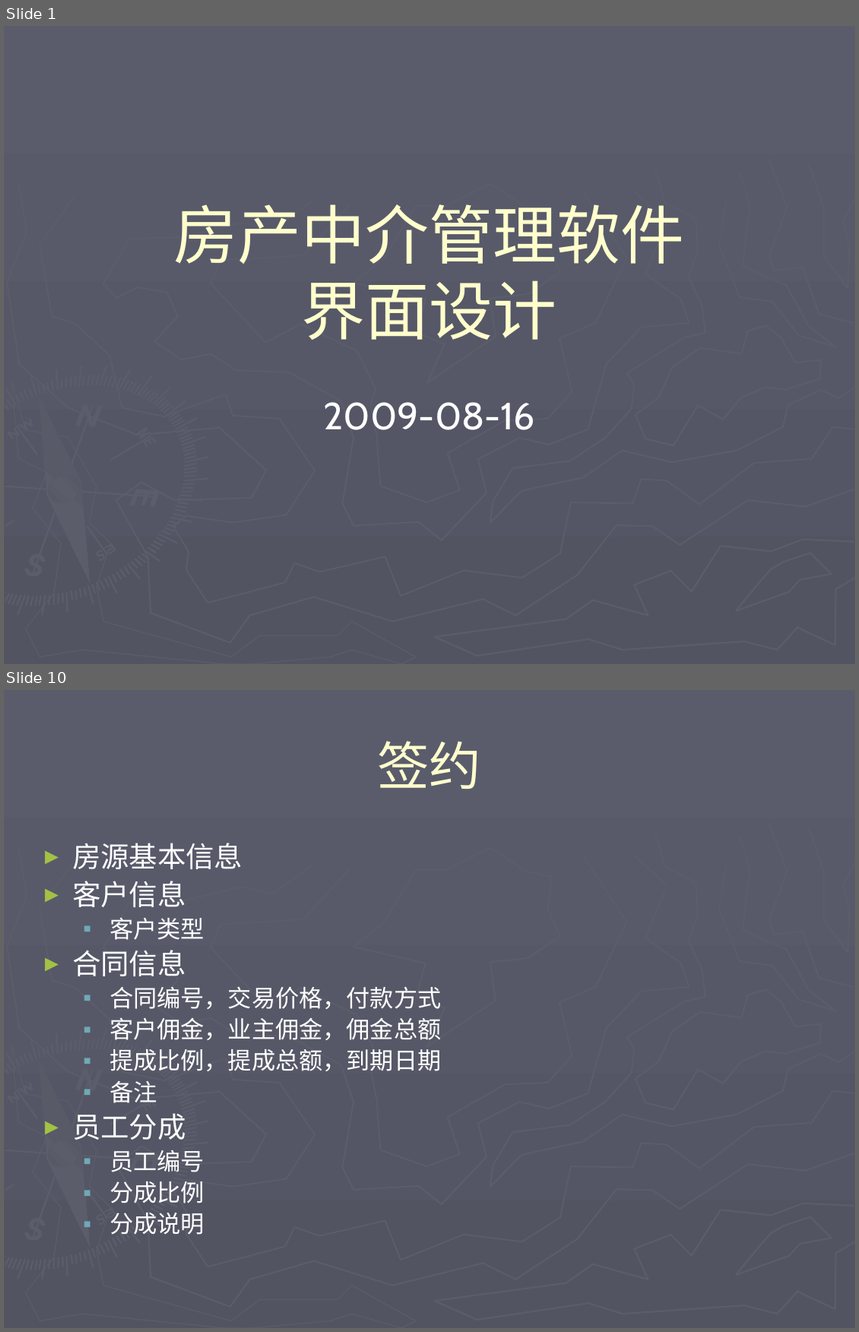
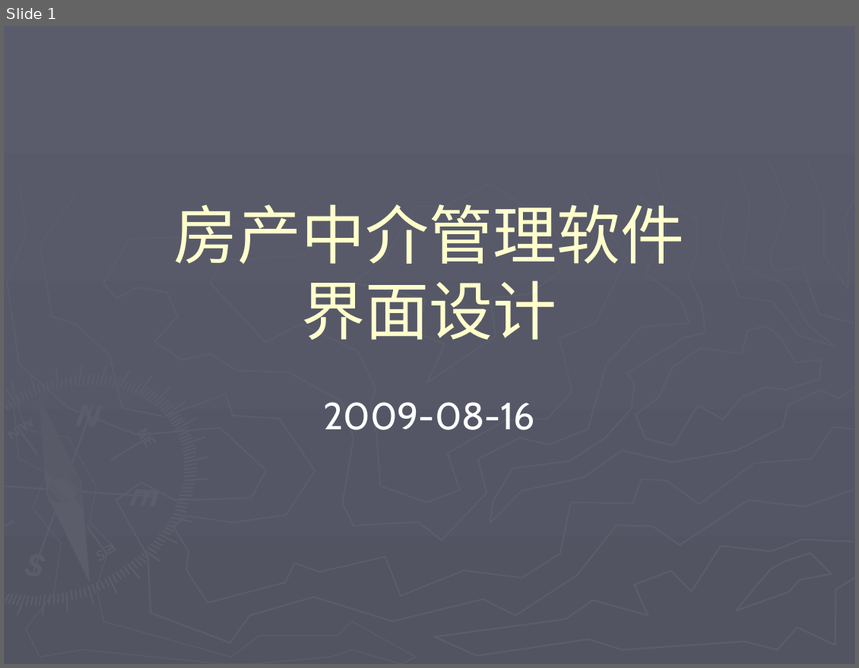
Before and after one commit to honj51/ideacode, a slide deck: doc/房产中介管理/程序界面设计.ppt. Shown one above the other, each under a label of ours: slides 1 and 10 before the commit, slide 1 after it; the slides between them are not shown. The pictures are 859x1332 and 859x668 pixels, drawn with LibreOffice and Linux fonts; fonts in the diff are those of the drawing. Boxes give left, top, right and bottom in pixels: in the first picture for what was removed or moved away, otherwise in the second. Text is boxed around its words. In the diff, an @@ line names an element or a change of style, - is before the commit and + after.

```diff
--- a/doc/房产中介管理/程序界面设计.ppt
+++ b/doc/房产中介管理/程序界面设计.ppt
@@ slide 10 removed at bbox=[4, 690, 855, 1328], background gradient #5A5C6C to #525462; not listed: 148 template elements that a slide beside it also shows @@
@@ title removed at bbox=[377, 741, 481, 789] @@
-签约
@@ text removed at bbox=[72, 843, 441, 1235] @@
-► 房源基本信息
-► 客户信息
-  ▪ 客户类型
-► 合同信息
-  ▪ 合同编号，交易价格，付款方式
-  ▪ 客户佣金，业主佣金，佣金总额
-  ▪ 提成比例，提成总额，到期日期
-  ▪ 备注
-► 员工分成
-  ▪ 员工编号
-  ▪ 分成比例
-  ▪ 分成说明
```
Also in this commit, not shown: 2 slides changed, 2 slides added, 7 other slides removed, 23 other files.
